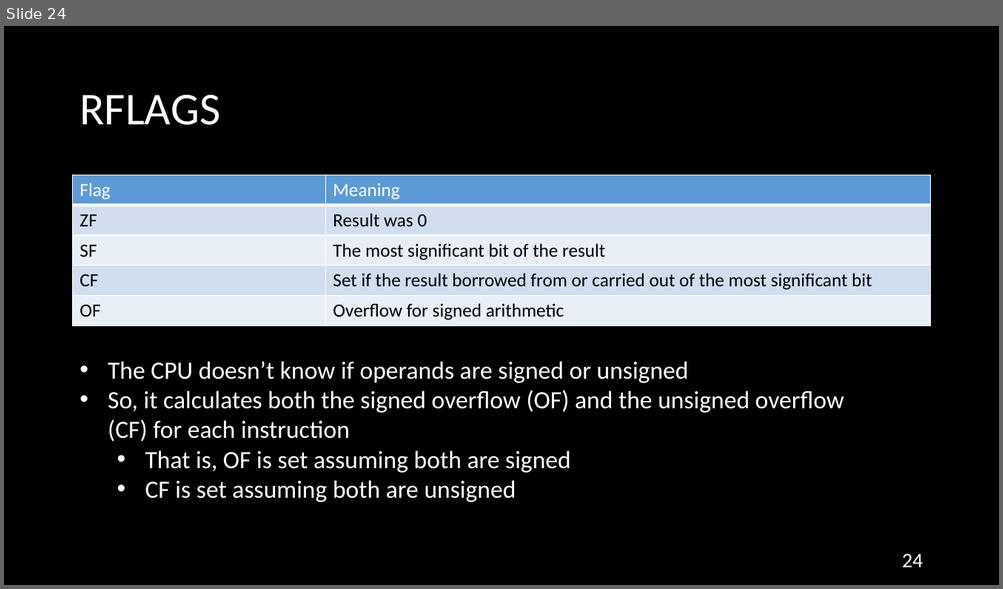
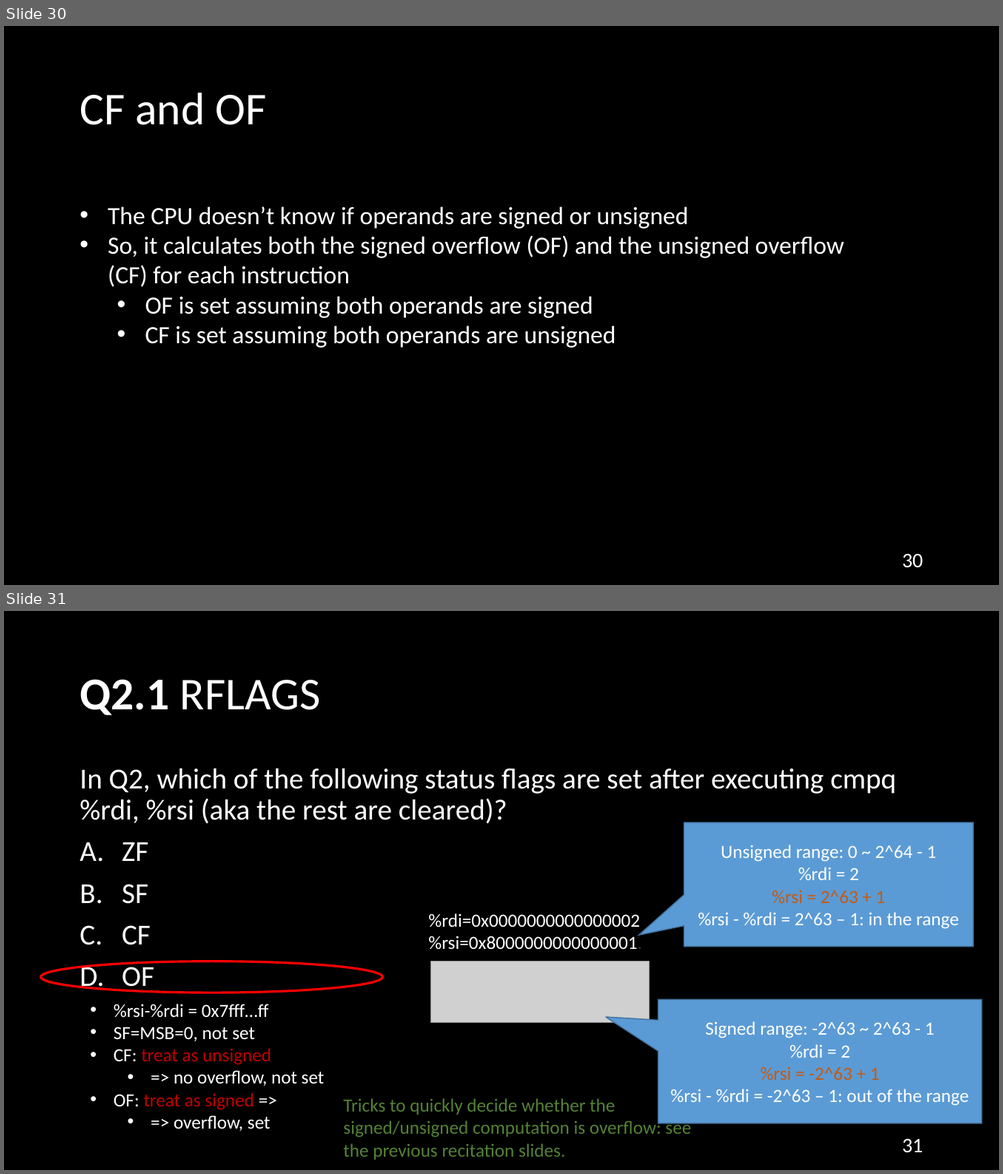
Before and after one commit to NYU-CSO/nyu-cso.github.io, a slide deck: rec-notes/r08.pptx. Shown one above the other, each under a label of ours: slide 24 before the commit, slides 30 and 31 after it. The pictures are 1003x589 and 1003x1174 pixels, drawn with LibreOffice and Linux fonts; fonts in the diff are those of the drawing; grey boxes stand for pictures. Boxes give left, top, right and bottom in pixels: in the first picture for what was removed or moved away, otherwise in the second. Text is boxed around its words. In the diff, an @@ line names an element or a change of style, - is before the commit and + after.

```diff
--- a/rec-notes/r08.pptx
+++ b/rec-notes/r08.pptx
@@ slide 31 added at (4, 611, 999, 1170), background #000000 @@
@@ title added at (79, 679, 321, 715), 44 pt, text #FFFFFF @@
+Q2.1 RFLAGS
@@ text added at (79, 768, 896, 994), 28 pt, text #FFFFFF @@
+In Q2, which of the following status flags are set after executing cmpq %rdi, %rsi (aka the rest are cleared)?
+A. ZF
+B. SF
+C. CF
+D. OF
@@ speech box added at (684, 823, 973, 947), fill #5B9BD5, outline #43739E 1 pt, 18 pt, text #FFFFFF @@
+Unsigned range: 0 ~ 2^64 - 1
+%rdi = 2
+%rsi = 2^63 + 1
+%rsi - %rdi = 2^63 – 1: in the range
@@ text added at (428, 914, 642, 950), 18 pt, text #FFFFFF @@
+%rdi=0x0000000000000002
+%rsi=0x8000000000000001.
@@ ellipse added at (40, 962, 382, 993), outline #FF0000 2.25 pt @@
@@ picture added at (431, 962, 649, 1023) @@
@@ text added at (114, 1004, 324, 1131), 18 pt, text #FFFFFF @@
+• %rsi-%rdi = 0x7fff…ff
+• SF=MSB=0, not set
+• CF: treat as unsigned
+  • => no overflow, not set
+• OF: treat as signed =>
+  • => overflow, set
@@ speech box added at (658, 999, 982, 1124), fill #5B9BD5, outline #43739E 1 pt, 18 pt, text #FFFFFF @@
+Signed range: -2^63 ~ 2^63 - 1
+%rdi = 2
+%rsi = -2^63 + 1
+%rsi - %rdi = -2^63 – 1: out of the range
@@ text added at (343, 1099, 691, 1160), 18 pt, text #548235 @@
+Tricks to quickly decide whether the signed/unsigned computation is overflow: see the previous recitation slides.
@@ page number added at (902, 1139, 922, 1153), 20 pt, text #FFFFFF @@
+31
@@ what was slide 24 is now slide 30 @@
@@ slide 30 changed as well @@
@@ title at (79, 93, 267, 125): text changed @@
-RFLAGS
+CF and OF
@@ table removed at (73, 175, 930, 326), 5 rows, 2 columns @@
-Flag | Meaning
-ZF | Result was 0
-SF | The most significant bit of the result
-CF | Set if the result borrowed from or carried out of the most significant bit
-OF | Overflow for signed arithmetic
@@ text "The CPU doesn’t know if ...": place and size @@
-text "The CPU doesn’t know if ..." at (108, 361, 844, 503)
+text "The CPU doesn’t know if ..." at (108, 207, 844, 348)
@@ text at (145, 296, 616, 348): text changed @@
-  • That is, OF is set assuming both are signed
-  • CF is set assuming both are unsigned
+  • OF is set assuming both operands are signed
+  • CF is set assuming both operands are unsigned
@@ page number at (902, 554, 922, 568): text changed @@
-24
+30
```
Also in this commit, not shown: 16 other slides changed, 39 other slides added, 15 slides removed, 1 other file.
